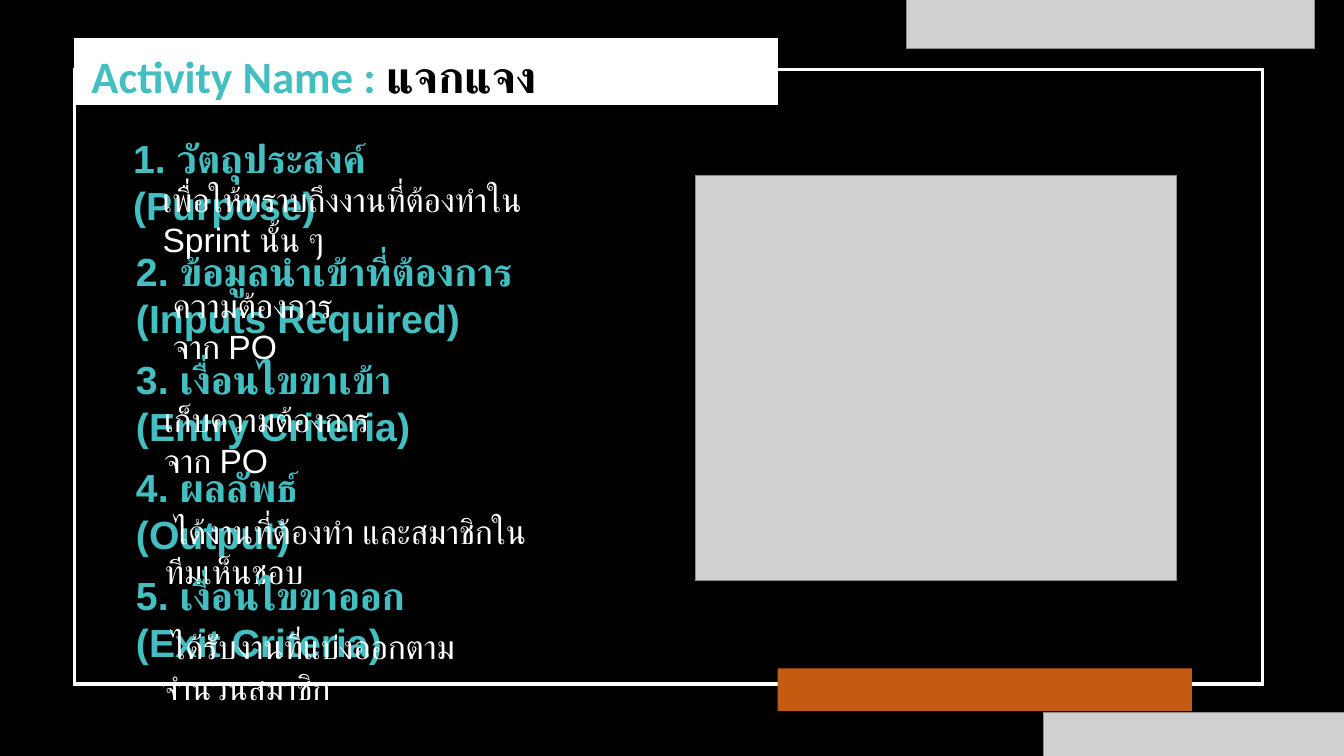
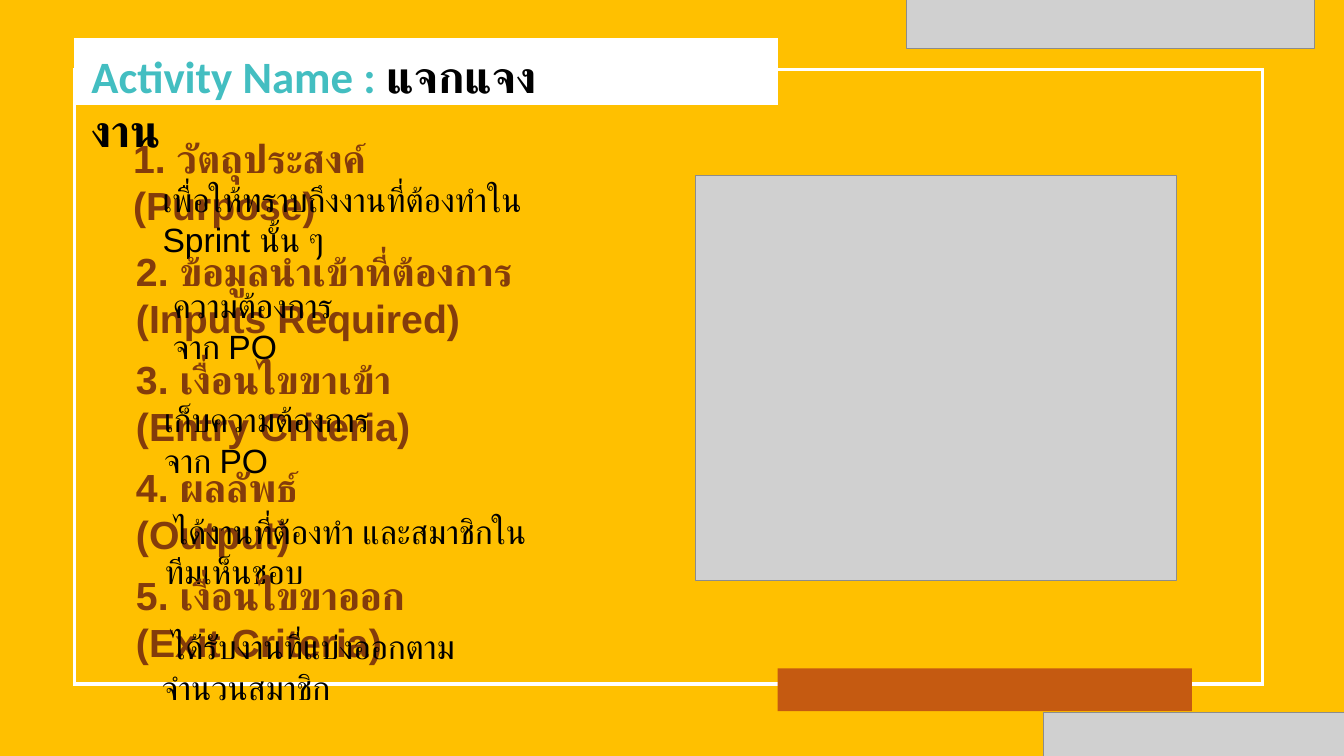
Before and after one commit to wirat0155/team4, a slide deck: slide 3 of แผนกลยุทธ์/V.1.3.1 [2021-07-17] แผนกลยุทธ์การพัฒนาซอฟต์แวร์.pptx. Drawn at 1344x756 pixels with LibreOffice and Linux fonts; fonts in the diff are those of the drawing; grey boxes stand for pictures. Boxes give left, top, right and bottom in pixels: in the first picture for what was removed or moved away, otherwise in the second. Text is boxed around its words. In the diff, an @@ line names an element or a change of style, - is before the commit and + after.

```diff
--- a/แผนกลยุทธ์/V.1.3.1 [2021-07-17] แผนกลยุทธ์การพัฒนาซอฟต์แวร์.pptx
+++ b/แผนกลยุทธ์/V.1.3.1 [2021-07-17] แผนกลยุทธ์การพัฒนาซอฟต์แวร์.pptx
@@ background #000000 to #FFC000 @@
@@ text colour #43BEC1 to #843C0B in 5 elements at (133, 142, 366, 228), (136, 255, 513, 341), (136, 363, 410, 449), (136, 471, 299, 557), (136, 579, 405, 665) @@
@@ text colour #FFFFFF to #000000 in 5 elements at (163, 186, 522, 261), (173, 292, 333, 366), (164, 407, 370, 480), (165, 518, 526, 594), (162, 634, 455, 701) @@
```
Also in this commit, not shown: 20 other slides changed, 1 other file.
